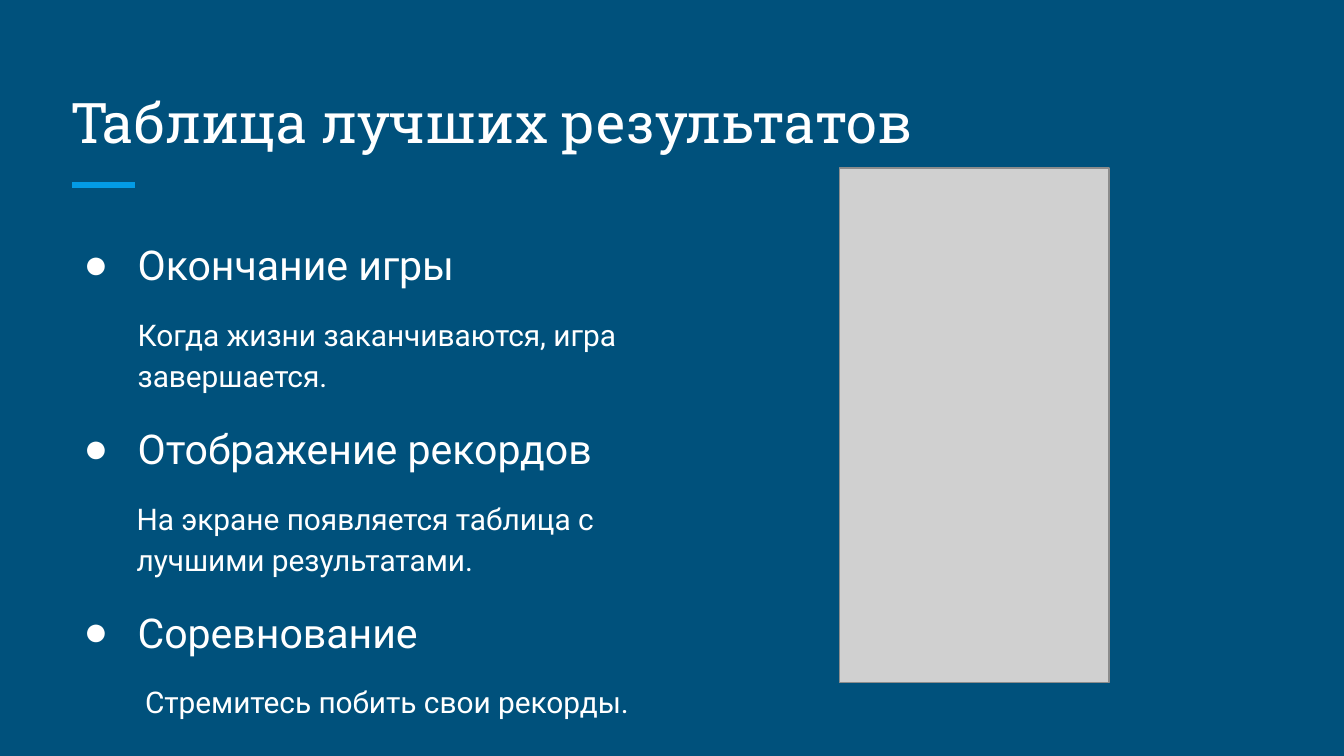
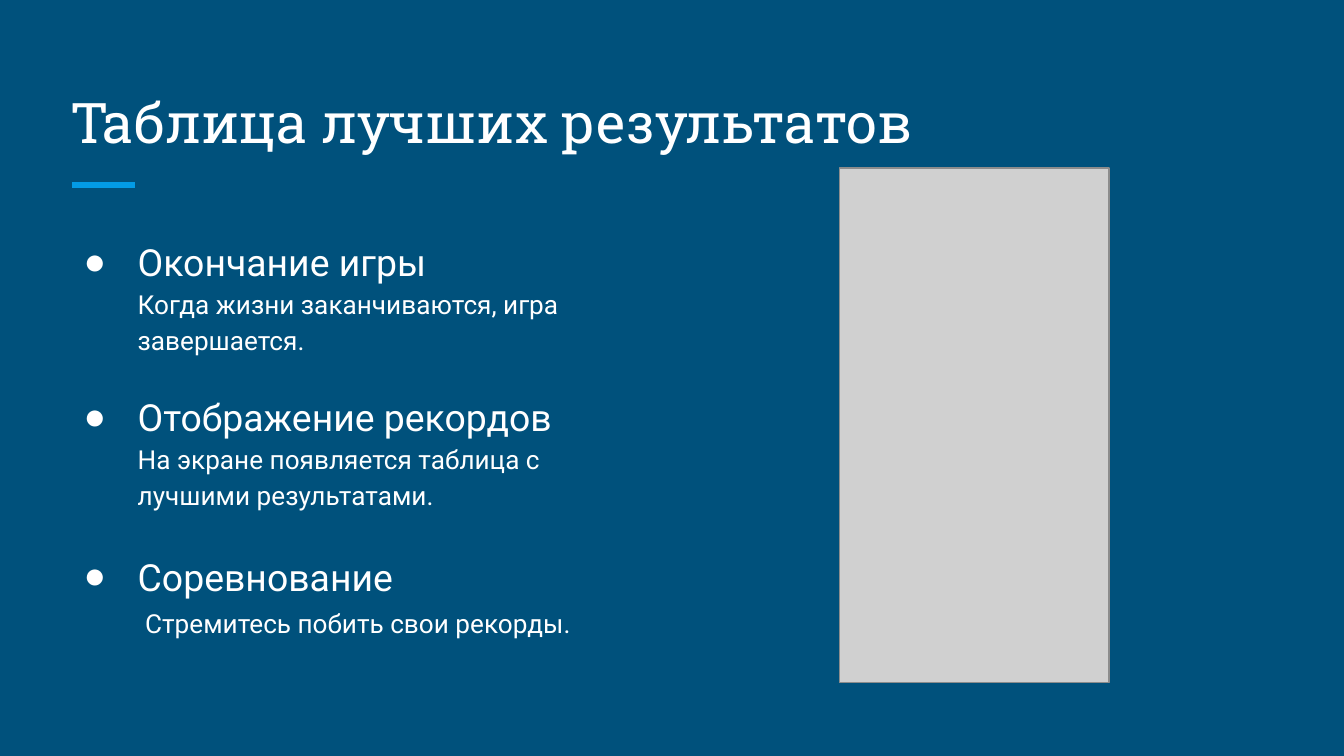
Before and after one commit to yasminaparlak-create/-..., a slide deck: slide 7 of “Space Cleaner” Обзор игры.pptx. Drawn at 1344x756 pixels with LibreOffice and Linux fonts; fonts in the diff are those of the drawing; grey boxes stand for pictures. Boxes give left, top, right and bottom in pixels: in the first picture for what was removed or moved away, otherwise in the second. Text is boxed around its words. In the diff, an @@ line names an element or a change of style, - is before the commit and + after.

```diff
--- a/“Space Cleaner” Обзор игры.pptx
+++ b/“Space Cleaner” Обзор игры.pptx
@@ text at <box>138,249,570,639</box>: text changed; size 16 to 14 pt @@
-● Окончание игры
-Когда жизни заканчиваются, игра завершается.
-● Отображение рекордов
-На экране появляется таблица с лучшими результатами.
-● Соревнование
-Стремитесь побить свои рекорды.
+● Окончание игры
+  Когда жизни заканчиваются, игра завершается.
+● Отображение рекордов
+  На экране появляется таблица с лучшими результатами.
+● Соревнование
+  Стремитесь побить свои рекорды.
```
Also in this commit, not shown: 8 other slides changed.
